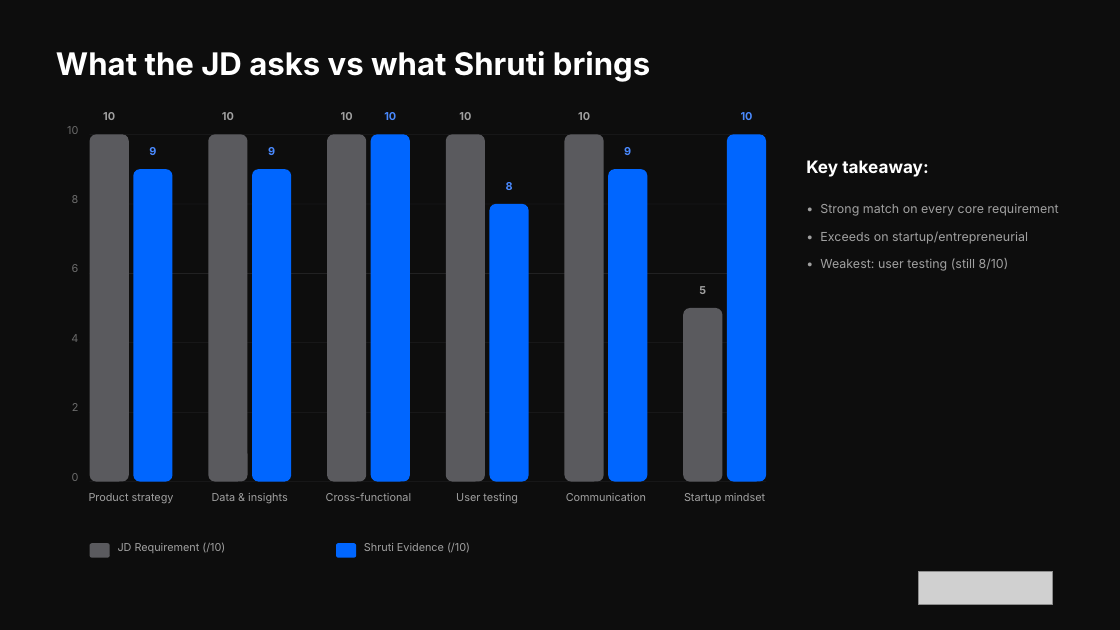
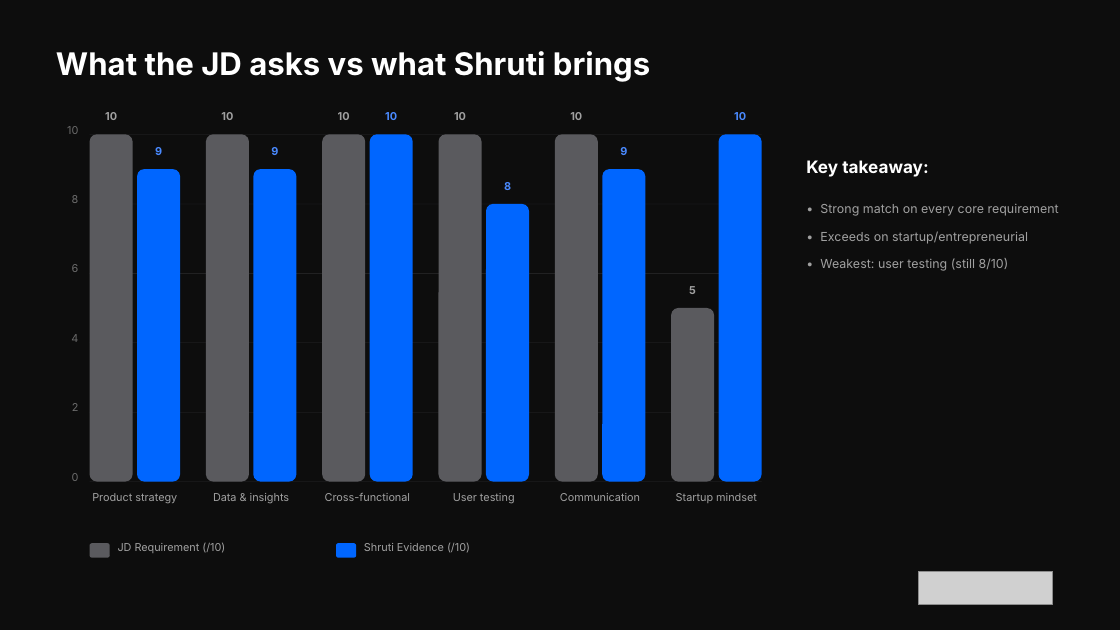
Before and after one commit to shruti2212-ctrl/automated-presentation-builder, a slide deck: slide 3 of samples/Shruti_Revolut_WhyHireMe_Portfolio.pptx. Drawn at 1120x630 pixels with LibreOffice and Linux fonts; fonts in the diff are those of the drawing; grey boxes stand for pictures. Boxes give left, top, right and bottom in pixels: in the first picture for what was removed or moved away, otherwise in the second. Text is boxed around its words. In the diff, an @@ line names an element or a change of style, - is before the commit and + after.

Commit message:
Add dynamic bar chart sizing logic to prevent overflow
Bar width and gap now computed from category count and available space.
If too many categories, skill instructs to split across slides.
Key takeaway capped at 3 short bullets.

```diff
--- a/samples/Shruti_Revolut_WhyHireMe_Portfolio.pptx
+++ b/samples/Shruti_Revolut_WhyHireMe_Portfolio.pptx
@@ text "10": place and size @@
-text "10" at bbox=[459, 112, 471, 120]
+text "10" at bbox=[454, 112, 466, 120]
@@ text "10": place and size @@
-text "10" at bbox=[741, 112, 753, 120]
+text "10" at bbox=[734, 112, 746, 120]
@@ rectangle: place and size @@
-rectangle at bbox=[90, 134, 766, 134]
+rectangle at bbox=[90, 134, 762, 134]
@@ text "9": place and size @@
-text "9" at bbox=[149, 146, 156, 158]
+text "9" at bbox=[155, 146, 162, 158]
@@ rounded rectangle: place and size @@
-rounded rectangle at bbox=[446, 134, 485, 482]
+rounded rectangle at bbox=[439, 134, 482, 482]
@@ rounded rectangle: place and size @@
-rounded rectangle at bbox=[727, 134, 766, 482]
+rounded rectangle at bbox=[719, 134, 762, 482]
@@ rounded rectangle: place and size @@
-rounded rectangle at bbox=[133, 169, 172, 482]
+rounded rectangle at bbox=[137, 169, 179, 482]
@@ rounded rectangle: place and size @@
-rounded rectangle at bbox=[252, 169, 291, 482]
+rounded rectangle at bbox=[253, 169, 296, 482]
@@ 2 rounded rectangles, 1 text: place and size @@
-2 rounded rectangles, 1 text at bbox=[327, 134, 647, 482]
+2 rounded rectangles, 1 text at bbox=[323, 134, 645, 482]
@@ rectangle: place and size @@
-rectangle at bbox=[90, 204, 766, 204]
+rectangle at bbox=[90, 204, 762, 204]
@@ rectangle: place and size @@
-rectangle at bbox=[90, 273, 766, 273]
+rectangle at bbox=[90, 273, 762, 273]
@@ 2 texts, 2 rounded rectangles: place and size @@
-2 texts, 2 rounded rectangles at bbox=[564, 112, 722, 482]
+2 texts, 2 rounded rectangles at bbox=[554, 112, 713, 482]
@@ rectangle: place and size @@
-rectangle at bbox=[90, 343, 766, 343]
+rectangle at bbox=[90, 343, 762, 343]
@@ rectangle: place and size @@
-rectangle at bbox=[90, 412, 766, 412]
+rectangle at bbox=[90, 412, 762, 412]
@@ rectangle: place and size @@
-rectangle at bbox=[90, 482, 766, 482]
+rectangle at bbox=[90, 482, 762, 482]
@@ text "Communication": place and size @@
-text "Communication" at bbox=[566, 493, 646, 501]
+text "Communication" at bbox=[560, 493, 640, 501]
@@ text "Startup mindset": place and size @@
-text "Startup mindset" at bbox=[684, 493, 766, 503]
+text "Startup mindset" at bbox=[676, 493, 757, 503]
```
Also in this commit, not shown: 1 other file.
